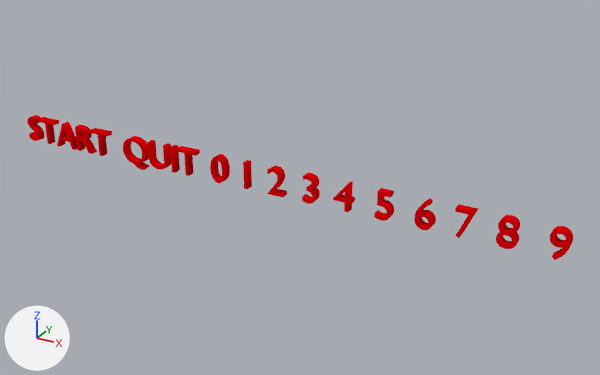
A saved change to the Blender file Assets/Models/TutorialAssets/3DTextUI.blend.
Before and after are seen from a 50 mm lens placed at (14.55, -15.7, 8.16), pointed at (5.67, 0.44, 0.09). Lighting does not change. The marker at lower left points along +X, +Y and +Z. Text is drawn in Blender's own font.

The older version as bpy lines, for what is in view:
```python
ob_0 = bpy.data.objects.new('0', txt_text_000)
ob_0.location = (3.41, 0.0, 0.0)
ob_0.rotation_euler = (1.571, 0.0, 0.0)  # degrees (90, 0, 0)
ob_1 = bpy.data.objects.new('1', txt_text_001)
ob_1.location = (4.21, 0.0, 0.0)
ob_1.rotation_euler = (1.571, 0.0, 0.0)  # degrees (90, 0, 0)
ob_2 = bpy.data.objects.new('2', txt_text_002)
ob_2.location = (5.04, 0.0, 0.0)
ob_2.rotation_euler = (1.571, 0.0, 0.0)  # degrees (90, 0, 0)
ob_3 = bpy.data.objects.new('3', txt_text_003)
ob_3.location = (5.96, 0.0, 0.0)
ob_3.rotation_euler = (1.571, 0.0, 0.0)  # degrees (90, 0, 0)
ob_4 = bpy.data.objects.new('4', txt_text_004)
ob_4.location = (6.82, 0.0, 0.0)
ob_4.rotation_euler = (1.571, 0.0, 0.0)  # degrees (90, 0, 0)
ob_5 = bpy.data.objects.new('5', txt_text_005)
ob_5.location = (7.83, 0.0, 0.0)
ob_5.rotation_euler = (1.571, 0.0, 0.0)  # degrees (90, 0, 0)
ob_6 = bpy.data.objects.new('6', txt_text_006)
ob_6.location = (8.78, 0.0, 0.0)
ob_6.rotation_euler = (1.571, 0.0, 0.0)  # degrees (90, 0, 0)
ob_7 = bpy.data.objects.new('7', txt_text_007)
ob_7.location = (9.68, 0.0, 0.0)
ob_7.rotation_euler = (1.571, 0.0, 0.0)  # degrees (90, 0, 0)
ob_quit = bpy.data.objects.new('QUIT', txt_text_011)
ob_quit.location = (0.64, 0.0, 0.0)
ob_quit.rotation_euler = (1.571, 0.0, 0.0)  # degrees (90, 0, 0)
# also in view: '8' at (10.87, 0.0, 0.34); 'START' at (-1.26, 0.0, 0.34)
```
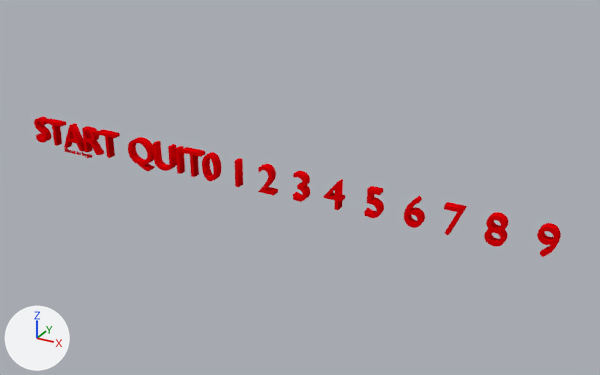
What differs and where, as boxes [x1, y1, x2, y2] in the pictures (600 x 375 px):
```json
{"object": "START", "change": "reshaped, moved", "before": [27, 115, 112, 156], "after": [34, 117, 120, 158]}
{"object": "QUIT", "change": "reshaped, moved", "before": [123, 136, 200, 176], "after": [128, 137, 205, 177]}
{"object": "8", "change": "reshaped", "before": [496, 215, 520, 249], "after": [484, 212, 508, 246]}
{"object": "9", "change": "reshaped", "before": [550, 226, 573, 260], "after": [537, 223, 561, 257]}
{"object": "5", "change": "reshaped", "before": [374, 188, 394, 221], "after": [364, 186, 384, 218]}
{"object": "6", "change": "reshaped", "before": [414, 198, 436, 230], "after": [404, 196, 425, 228]}
{"object": "0", "change": "reshaped", "before": [210, 154, 230, 183], "after": [202, 152, 221, 181]}
{"object": "3", "change": "reshaped", "before": [302, 173, 320, 204], "after": [293, 171, 310, 202]}
{"object": "4", "change": "reshaped", "before": [333, 181, 355, 212], "after": [323, 179, 345, 210]}
{"object": "2", "change": "reshaped", "before": [267, 166, 287, 197], "after": [258, 164, 278, 195]}
{"object": "7", "change": "reshaped", "before": [455, 204, 479, 238], "after": [444, 202, 467, 235]}
{"object": "1", "change": "reshaped", "before": [243, 160, 252, 189], "after": [235, 158, 243, 187]}
{"object": "START.001", "change": "added", "after": [64, 148, 92, 158]}
```

Scene script edits in JSON lines:
```json
{"op": "add", "block": "txt_text_000", "code": "txt_text_000.align_x = 'CENTER'"}
{"op": "add", "block": "txt_text_001", "code": "txt_text_001.align_x = 'CENTER'"}
{"op": "add", "block": "txt_text_002", "code": "txt_text_002.align_x = 'CENTER'"}
{"op": "add", "block": "txt_text_003", "code": "txt_text_003.align_x = 'CENTER'"}
{"op": "add", "block": "txt_text_004", "code": "txt_text_004.align_x = 'CENTER'"}
{"op": "add", "block": "txt_text_005", "code": "txt_text_005.align_x = 'CENTER'"}
{"op": "add", "block": "txt_text_006", "code": "txt_text_006.align_x = 'CENTER'"}
{"op": "add", "block": "txt_text_007", "code": "txt_text_007.align_x = 'CENTER'"}
{"op": "add", "block": "txt_text_008", "code": "txt_text_008.align_x = 'CENTER'"}
{"op": "add", "block": "txt_text_009", "code": "txt_text_009.align_x = 'CENTER'"}
{"op": "add", "block": "txt_text_011", "code": "txt_text_011.align_x = 'CENTER'"}
{"op": "add", "block": "txt_text_010", "code": "txt_text_010.align_x = 'CENTER'"}
{"op": "add", "block": "txt_text_012", "code": ["txt_text_012 = bpy.data.curves.new('Text.012', 'FONT')", "txt_text_012.body = 'Shoot to begin'", "txt_text_012.materials.append(mat_numbers_mat)  # red #e70008", "txt_text_012.extrude = 0.1", "txt_text_012.align_x = 'CENTER'"]}
{"op": "set", "path": "ob_quit.location", "old": "(0.64, 0.0, 0.0)", "new": "(2.0, 0.0, 0.0)"}
{"op": "set", "path": "ob_start.location", "old": "(-2.74, 0.0, 0.0)", "new": "(-1.01, 0.0, 0.0)"}
{"op": "add", "block": "ob_start_001", "code": ["ob_start_001 = bpy.data.objects.new('START.001', txt_text_012)", "ob_start_001.parent = ob_start", "ob_start_001.matrix_parent_inverse = Matrix(((1.0, 0.0, 0.0, 1.011), (0.0, 0.0, 1.0, 0.0), (0.0, -1.0, 0.0, 0.0), (0.0, 0.0, 0.0, 1.0)))", "ob_start_001.location = (-1.011, 0.0, -0.174)", "ob_start_001.rotation_euler = (1.571, 0.0, 0.0)  # degrees (90, 0, 0)", "ob_start_001.scale = (0.166, 0.166, 0.166)"]}
```
